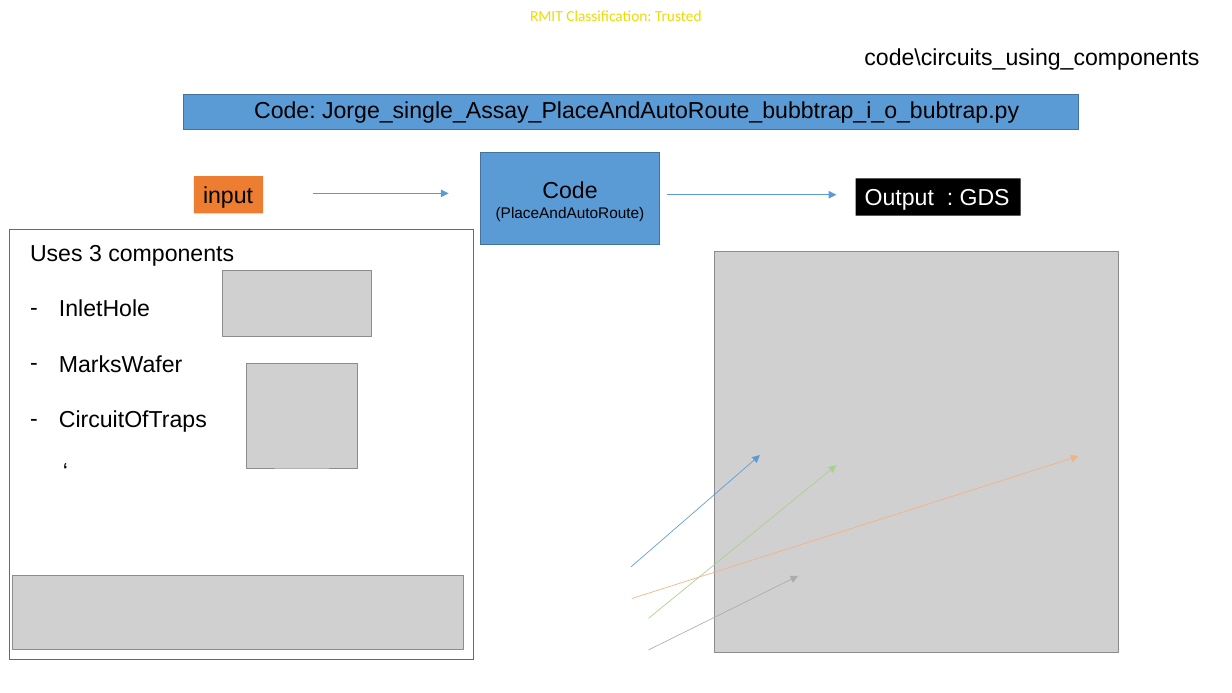
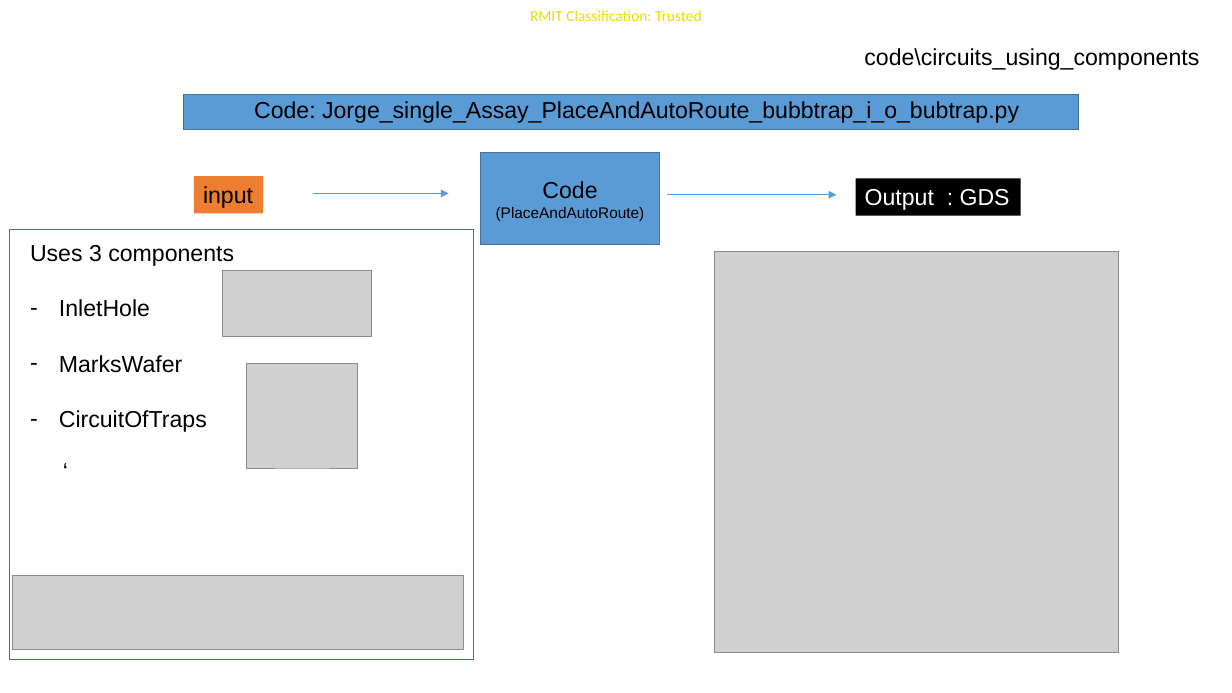
Before and after one commit to franciscotovarmit/NanoHoleFluidics_BubbleTrap, a slide deck: slide 11 of Fluidics_Nano_holeArray_Jorge0306.pptx. Drawn at 1232x693 pixels with LibreOffice and Linux fonts; fonts in the diff are those of the drawing; grey boxes stand for pictures. Boxes give left, top, right and bottom in pixels: in the first picture for what was removed or moved away, otherwise in the second. Text is boxed around its words. In the diff, an @@ line names an element or a change of style, - is before the commit and + after.

```diff
--- a/Fluidics_Nano_holeArray_Jorge0306.pptx
+++ b/Fluidics_Nano_holeArray_Jorge0306.pptx
@@ arrow removed from (631, 567) to (760, 456) @@
@@ arrow removed from (632, 599) to (1079, 457) @@
@@ arrow removed from (649, 618) to (836, 465) @@
@@ arrow removed from (649, 650) to (799, 576) @@
```
